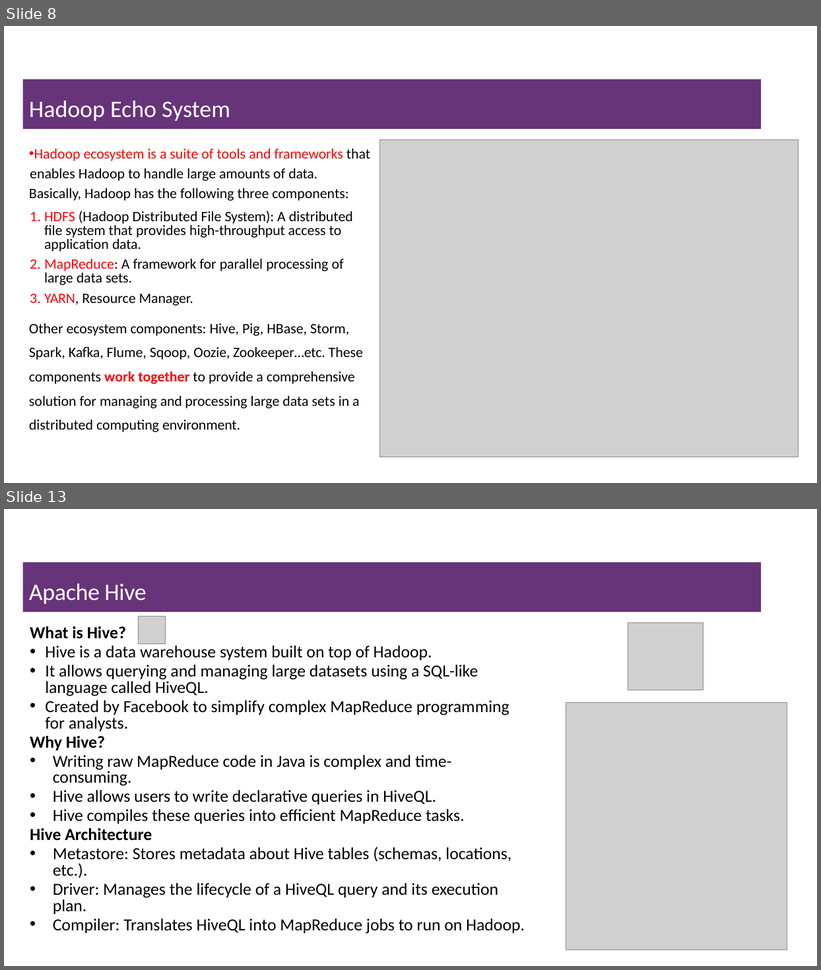
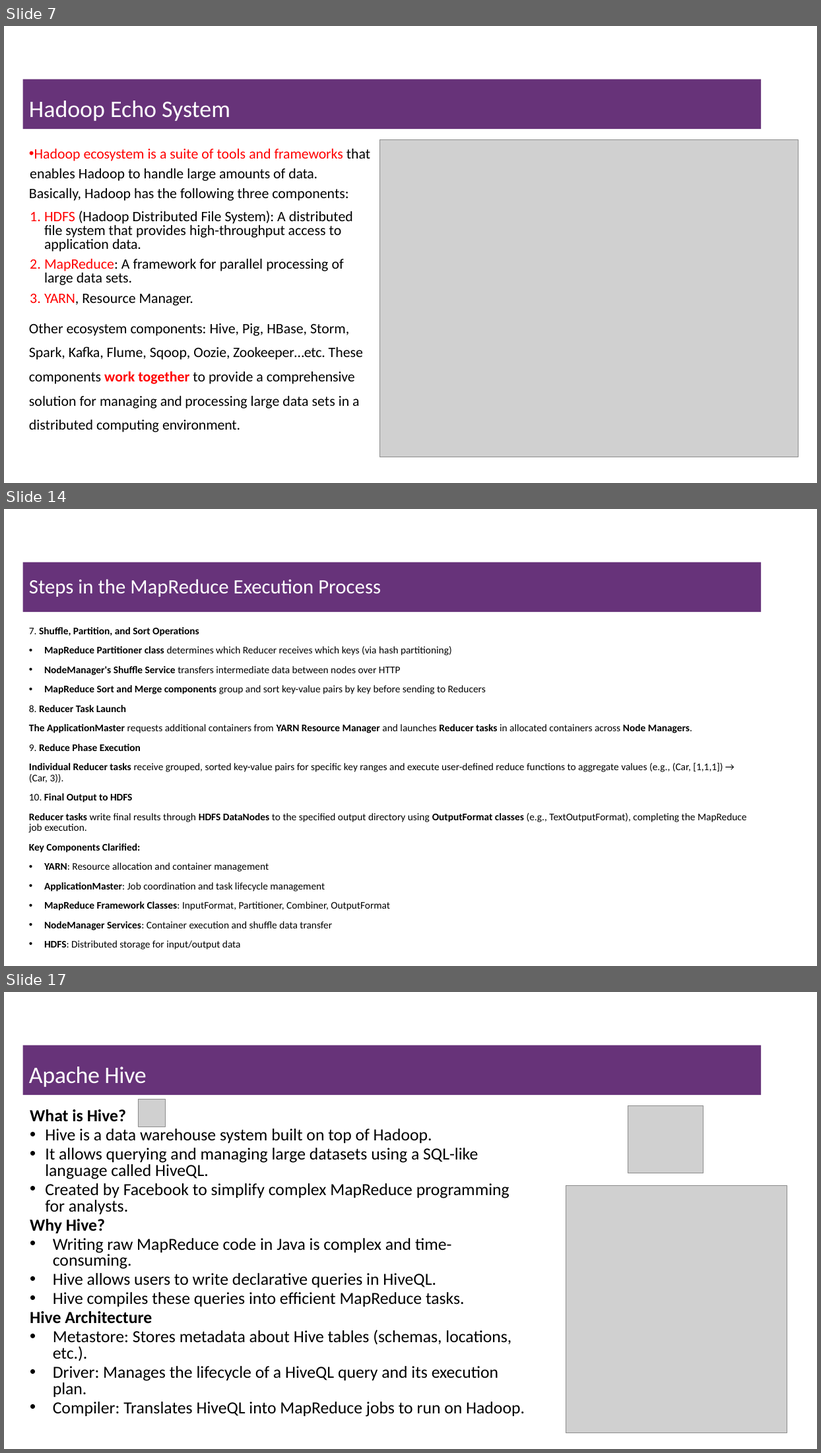
Before and after one commit to msfasha/307401-Big-Data, a slide deck: 20243/section_2_introduction_to_hadoop_eco_system/2-Introduction to Hadoop Eco System.pptx. Shown one above the other, each under a label of ours: slides 8 and 13 before the commit, slides 7, 14 and 17 after it; the slides between them are not shown. The pictures are 821x970 and 821x1453 pixels, drawn with LibreOffice and Linux fonts; fonts in the diff are those of the drawing; grey boxes stand for pictures; background and template pictures are left out. Boxes give left, top, right and bottom in pixels: in the first picture for what was removed or moved away, otherwise in the second. Text is boxed around its words. In the diff, an @@ line names an element or a change of style, - is before the commit and + after.

```diff
--- a/20243/section_2_introduction_to_hadoop_eco_system/2-Introduction to Hadoop Eco System.pptx
+++ b/20243/section_2_introduction_to_hadoop_eco_system/2-Introduction to Hadoop Eco System.pptx
@@ slide 14 added at [4, 509, 817, 966], background #FFFFFF @@
@@ title added at [23, 562, 762, 612], fill #67337A, 24 pt, text #FFFFFF @@
+Steps in the MapReduce Execution Process
@@ text added at [29, 627, 747, 950], 12 pt, text #000000 @@
+7. Shuffle, Partition, and Sort Operations
+• MapReduce Partitioner class determines which Reducer receives which keys (via hash partitioning)
+• NodeManager's Shuffle Service transfers intermediate data between nodes over HTTP
+• MapReduce Sort and Merge components group and sort key-value pairs by key before sending to Reducers
+8. Reducer Task Launch
+The ApplicationMaster requests additional containers from YARN Resource Manager and launches Reducer tasks in allocated containers across Node Managers.
+9. Reduce Phase Execution
+Individual Reducer tasks receive grouped, sorted key-value pairs for specific key ranges and execute user-defined reduce functions to aggregate values (e.g., (Car, [1,1,1]) → (Car, 3)).
+10. Final Output to HDFS
+Reducer tasks write final results through HDFS DataNodes to the specified output directory using OutputFormat classes (e.g., TextOutputFormat), completing the MapReduce job execution.
+Key Components Clarified:
+• YARN: Resource allocation and container management
+• ApplicationMaster: Job coordination and task lifecycle management
+• MapReduce Framework Classes: InputFormat, Partitioner, Combiner, OutputFormat
+• NodeManager Services: Container execution and shuffle data transfer
+• HDFS: Distributed storage for input/output data
@@ what was slide 8 is now slide 7 @@
@@ what was slide 13 is now slide 17 @@
```
Also in this commit, not shown: 5 slides changed, 4 other slides added, 3 slides removed, 2 other files.
